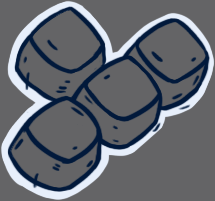
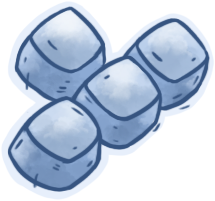
The second 215×201 image is a revision of the first. Changes to its layers:
removed layer "moement keys" (1st of 2) over (0, 0, 215, 201)
painted on "moement keys" over (0, 0, 215, 201)
removed layer "movement keys white" over (0, 0, 215, 201)
removed layer "Background" over (0, 0, 215, 201)
